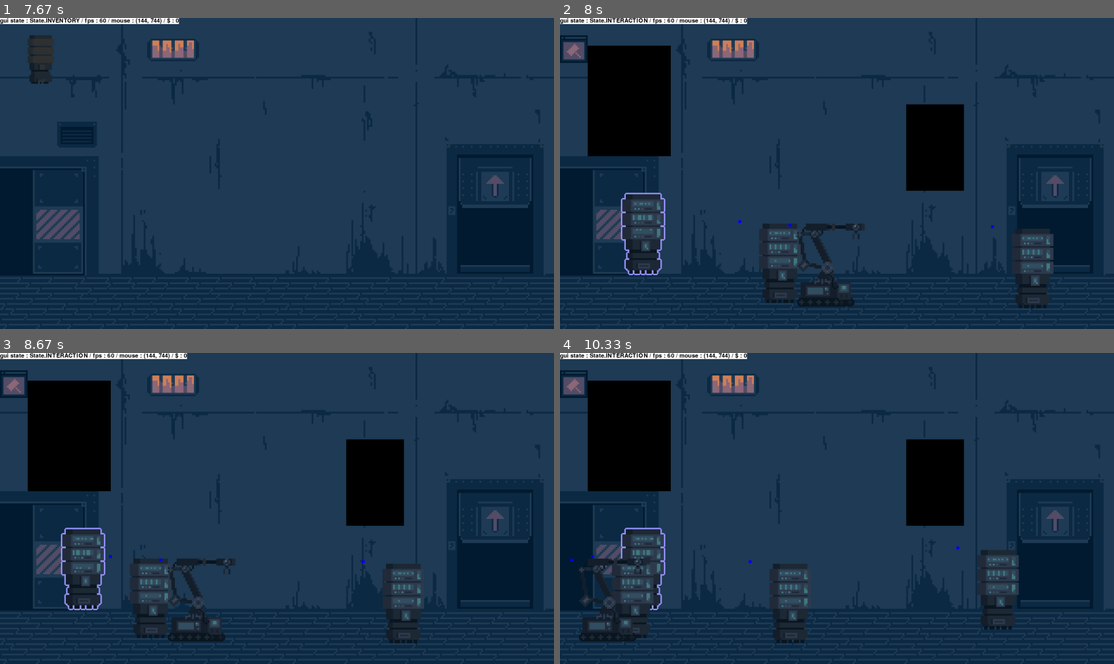
Above: before the commit, frames 1-4 (two rows, left to right).
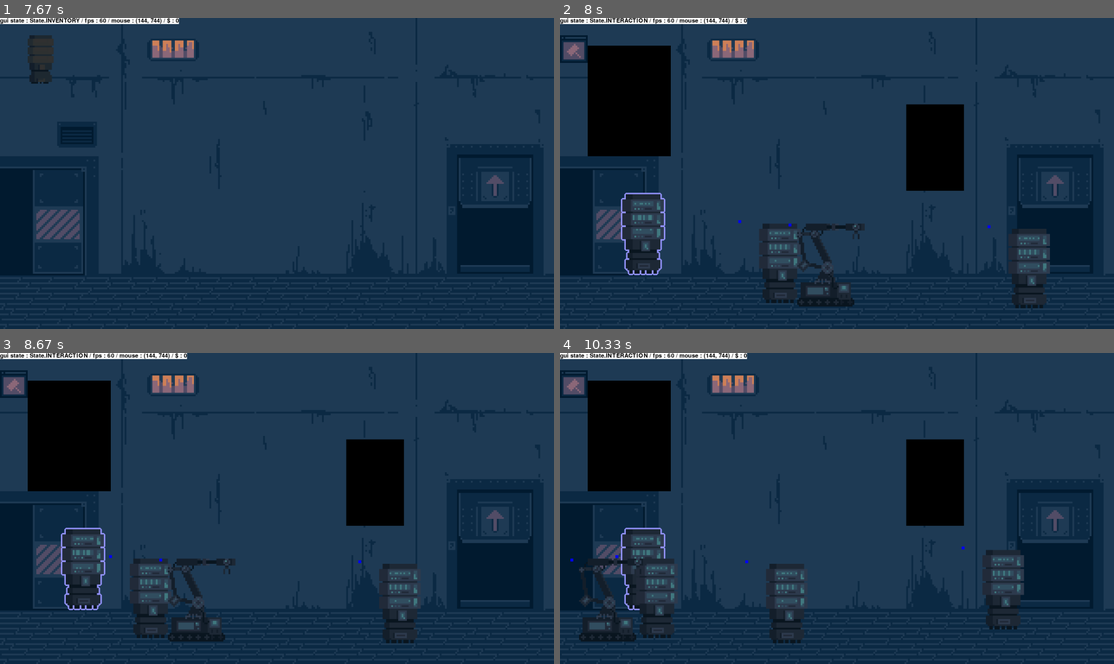
Above: after the commit, the same moments.

Repository: PouchyCorp/TrophNSI
Game: pygame game, started from sources/main.py
Two runs of this game, one before a commit and one after it. Both use one fixed random seed, a clock stepped at 60 frames per second and the inputs below.
Inputs (mouse positions are in pixels of both pictures, inside the frame that each line leads up to):
- Up to frame 1 (7.67 s): tap B at 0.33, 0.82, 2.15, 3.15, 4.28, 5.42, 6.48, 7.55 s; hold N 0.67-1.13 s; hold Up 0.67-1.13 s; tap Space at 0.73, 1.03, 1.57, 1.87, 2.07, 3.07, 3.47, 3.87, 4.2, 4.53, 4.93, 5.33, 5.67, 6, 6.4, 6.8, 7.13, 7.47 s; click (66, 101) at 1.22 s; hold Up 1.5-1.97 s; hold Down 2-2.3 s; move the mouse to (144, 176) at 2.03 s; click (38, 58) at 2.38 s; click (38, 232) at 2.72 s; hold Up 3-3.37 s; hold Down 3.4-3.77 s; hold Up 3.8-4.1 s; hold Down 4.13-4.43 s; hold Up 4.47-4.83 s; hold Down 4.87-5.23 s; hold Up 5.27-5.57 s; hold Down 5.6-5.9 s; hold Up 5.93-6.3 s; hold Down 6.33-6.7 s; hold Up 6.73-7.03 s; hold Down 7.07-7.37 s; hold Up from 7.4 s (still down)
- Up to frame 2 (8 s): release Up at 7.77 s; hold Down from 7.8 s (still down); tap Space at 7.87 s
- Up to frame 3 (8.67 s): release Down at 8.17 s; hold Up 8.2-8.5 s; tap Space at 8.27, 8.6 s; hold Down from 8.53 s (still down)
- Up to frame 4 (10.33 s): tap B at 8.68, 9.82 s; release Down at 8.83 s; hold Up 8.87-9.23 s; tap Space at 8.93, 9.33, 9.73, 10.07 s; hold Down 9.27-9.63 s; hold Up 9.67-9.97 s; hold Down 10-10.3 s

Frame 1 is identical in both runs. In frame 2, 0.4% of the frame differs, in the area x 77-90%, y 66-94%; in frame 3, 0.4%; in frame 4, 2.1%, in the area x 5-84%, y 62-94%.

Commit message:
affichage des patterns

Diff:
--- a/sources/main.py
+++ b/sources/main.py
@@ -16,6 +16,7 @@
 from objects.build_mode import Build_mode, Destruction_mode
 from objects.coord import Coord
 from objects.inventory import Inventory
+from objects.chip_inv import Chip_inv
 from objects.popup import Popup
 from room_config import R0, R1, R2, R3, ROOMS
 from objects.timermanager import TIMER
@@ -56,12 +57,12 @@
 # inventory.inv.append(Placeable('6545dqw231',Coord(1,(121,50)), sprite.P2))
 inventory.inv.append(Placeable('6gqeeqd4231', Coord(1, (121, 50)), sprite.P3, anim=anim, y_constraint=600, tag="decoration"))
 
+chip_inventory : Chip_inv = Chip_inv()
+
 build_mode: Build_mode = Build_mode()
 destruction_mode: Destruction_mode = Destruction_mode()
 
 test_painting = Canva()
-test_surf = pg.Surface((100, 100))
-test_surf.fill("blue")
 
 TIMER.create_timer(2, hivemind.free_last_bot, repeat= True)
 TIMER.create_timer(1, hivemind.add_bot, repeat= True)
@@ -94,7 +95,7 @@
                         if gui_state is State.INTERACTION:
                             gui_state = State.INVENTORY
                             inventory.open()
-                        else:
+                        elif gui_state is State.INVENTORY:
                             gui_state = State.INTERACTION
 
                     case pg.K_BACKSPACE:
@@ -176,14 +177,12 @@
                                             Popup('bip boup erreur erreur'))
 
                     case State.PAINTING:
-                        if test_surf.get_rect().collidepoint(mouse_pos.xy):
-                            gui_state = State.PLACING_CHIP
-                            test_chip = Chip(sprite.Patern_test, [pg.Color(255,255,0)])
+                        chip = chip_inventory.select_chip(mouse_pos)
 
                     case State.PLACING_CHIP:
                         if test_painting.rect.collidepoint(mouse_pos.xy):
-                            test_chip.draw(WIN)
-                            test_chip.paint(Coord(666,(mouse_pos.x,mouse_pos.y)),test_painting)
+                            chip.draw(WIN)
+                            chip.paint(Coord(666,(mouse_pos.x,mouse_pos.y)),test_painting)
                             gui_state = State.PAINTING
 
         #timer update
@@ -209,8 +208,8 @@
                 build_mode.show_room_holograms(WIN, current_room)
 
             case w if w in (State.PAINTING, State.PLACING_CHIP):
+                chip_inventory.draw(WIN)
                 test_painting.draw(WIN)
-                WIN.blit(test_surf, (500, 400))
 
             case State.INTERACTION:
                 hivemind.create_last_bot_clickable()
--- a/sources/objects/chip_inv.py
+++ b/sources/objects/chip_inv.py
@@ -1,70 +1,34 @@
 from placeable import Placeable
 from coord import Coord
-from pygame import Surface, transform, BLEND_RGB_MIN, font
-from sprite import PATTERN_1
+from pygame import Surface
+from sprite import PATTERN_LIST
+from coord import Coord
+
+class Pattern:
+    def __init__(self,pattern,coord):
+        self.surf = pattern
+        self.coord : Coord = coord
+        self.rect = self.surf.get_rect()
+        self.rect.x, self.rect.y = self.coord.xy
+
 
 class Chip_inv:
     def __init__(self) -> None:
-        self.inv : list = []
+        self.inv = []
+        x,y = 50, 50
+        for p in PATTERN_LIST:
+            self.inv.append(Pattern(p,Coord(0,(x,y))))
+            if x < 450:
+                x += 100
+            else:
+                y += 100
+                x = 50
 
-    def open(self):
-        """initialise all objects for rendering"""
-        self.showed_objects = self.inv[self._page*8:]
 
-        for ind , obj in enumerate(self.showed_objects):
-            #8 element at a time ( or else too big)
+    def draw(self, win : Surface):
+        for pattern in self.inv:
+            win.blit(pattern.surf,pattern.coord.xy)
 
-            biggest_side = max([obj.rect.width, obj.rect.height])
-            scale_ratio = 180/biggest_side
-
-            thumbnail_surf = transform.scale_by(obj.surf, scale_ratio)
-            thumbnail_rect = thumbnail_surf.get_rect()
-
-            #greyscale placed objects
-            if obj.placed == True:
-                thumbnail_surf.fill((50,50,50), special_flags=BLEND_RGB_MIN)
-
-            """ marche pas
-            #label
-            label_text = obj.name
-            label_surf = self.font.render(label_text,True,"black")
-
-            #blit label on thumbnail
-            thumbnail_surf.blit(label_surf, (0,180))
-            thumbnail_rect = thumbnail_surf.get_rect()
-            """
-
-            #placement
-            if ind % 2 == 0:
-                thumbnail_rect.x = 50
-            else:
-                thumbnail_rect.x = 50+180+20
-            thumbnail_rect.y = 50+(220*(ind//2))
-
-            #create placeable
-            thumbnail_placeable = Placeable(obj.name, Coord(obj.coord.room_num, thumbnail_rect.topleft), thumbnail_surf)
-            thumbnail_placeable.pixelise()
-
-            #print(thumbnail_placeable)
-
-            #update list
-            self.showed_objects[ind] = thumbnail_placeable
-
-    '''
-    def toggle(self):
-        self.is_open = not self.is_open
-
-        if self.is_open:
-            self.open()
-        else:
-            self.close()
-    '''
-    def draw(self, win : Surface, mouse_pos : Coord, is_open : bool):
-        if is_open:
-            self.mouse_highlight(win, mouse_pos)
-            win.blits([(plcb.surf, plcb.rect.topleft) for plcb in self.showed_objects])
-        else:
-            win.blit(PATTERN_1, (0,60))
 
     def mouse_highlight(self, win : Surface, mouse_pos : Coord):
         for placeable in self.showed_objects:
@@ -72,23 +36,12 @@
                 placeable.draw_outline(win,(150,150,255))
 
 
-    def select_item(self, mouse_pos : Coord) -> str | None:
-        """return the name of the item selected
-        returns None if no items"""
-        for placeable in self.showed_objects:
-            if placeable.rect.collidepoint(mouse_pos.xy):
-                return placeable.name
+    def select_chip(self, mouse_pos : Coord) -> str | None:
+        for button in self.inv:
+            if button.rect.collidepoint(mouse_pos.xy):
+                return button
         return None
 
-    def search_by_name(self, name : str) -> Placeable:
-        '''returns the first placeable matching the name'''
-        for obj in self.inv:
-            if obj.name == name:
-                return obj
 
     def __repr__(self):
         return str(self.__dict__)
-
-# tests
-if __name__ == '__main__':
-    pass
--- a/sources/objects/sprite.py
+++ b/sources/objects/sprite.py
@@ -80,3 +80,5 @@
 ROUNDED_WINDOW_TEST = nine_slice_scaling(ROUNDED_WINDOW_TEST, (600, 400), 70)
 
 PATTERN_1 = load_image('data/pattern_storage/pattern_test.png')
+
+PATTERN_LIST = [PATTERN_1 for k in range(7)]
